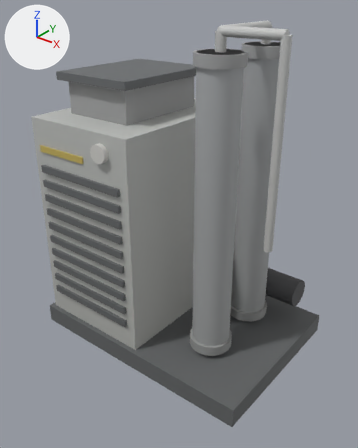
The glTF model models/kit/n2comp_steel.glb as it was, and as the next commit left it.
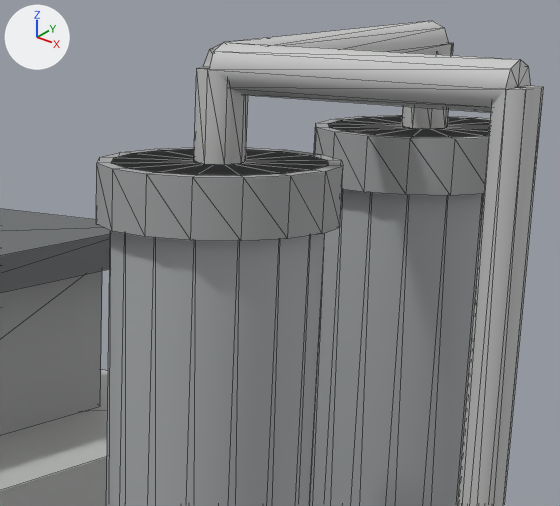
There are two pictures of each version: one whole from a 50 mm camera at (1.145, -1.455, 1.41) aimed at (0.021, -0.051, 0.539), one close up on the part from 48% to 83% of the width and 3% to 29% of the height. The lights are fixed; the arrows at upper left show +X, +Y and +Z. The first two pictures are the older version. The close-ups show mesh edges as thin lines. Vertices at exactly the same position are counted once.

The scene before the commit, as lines of its bpy script (objects in view):
```python
me_base = bpy.data.meshes.new('base')
me_base.from_pydata(...)  # 505 vertices, 916 faces; spans x -0.5..0.5, y -0.35..0.35, z 0.0..1.296
me_base.materials.append(mat_steel)
ob_n2comp_steel = bpy.data.objects.new('n2comp_steel', me_base)
ob_n2comp_steel.location = (0.0, 0.0, 0.0)
```
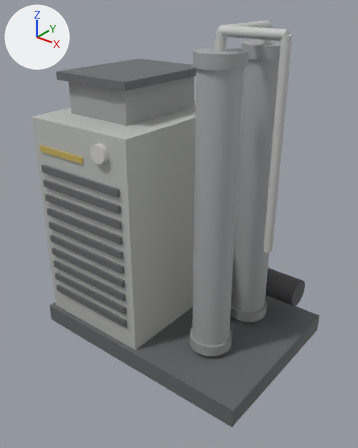
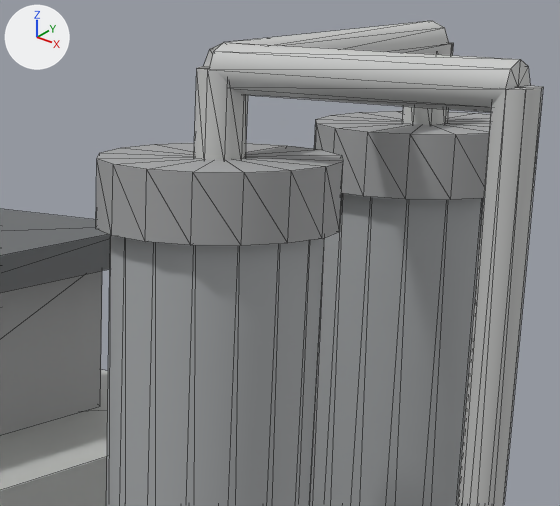
Patch to the scene script:
```diff
--- a/models/kit/n2comp_steel.glb.py
+++ b/models/kit/n2comp_steel.glb.py
@@ me_base @@
 # used by ob_n2comp_steel; location = (0.0, 0.0, 0.0)
-me_base.from_pydata(...)  # 505 vertices, 916 faces; spans x -0.5..0.5, y -0.35..0.35, z 0.0..1.296
+me_base.from_pydata(...)  # 510 vertices, 916 faces; spans x -0.5..0.5, y -0.35..0.35, z 0.0..1.296
+# me_base part 1: a new loose piece, a 16-sided cylinder along z spanning x 0.155..0.325, y 0.075..0.245, z 1.177..1.223, in mat_steel
+# me_base part 2: a new loose piece, a 16-sided cylinder along z spanning x 0.155..0.325, y -0.205..-0.035, z 1.177..1.223, in mat_steel
+# other edits to the shape of me_base do not show in these pictures
 me_base.materials.append(mat_steel)
```

Boxes [x1, y1, x2, y2] around the edits, measured in the close-ups (560 x 506 px):
part 1 of me_base, added: after [314, 111, 490, 200]
part 2 of me_base, added: after [96, 143, 343, 246]
